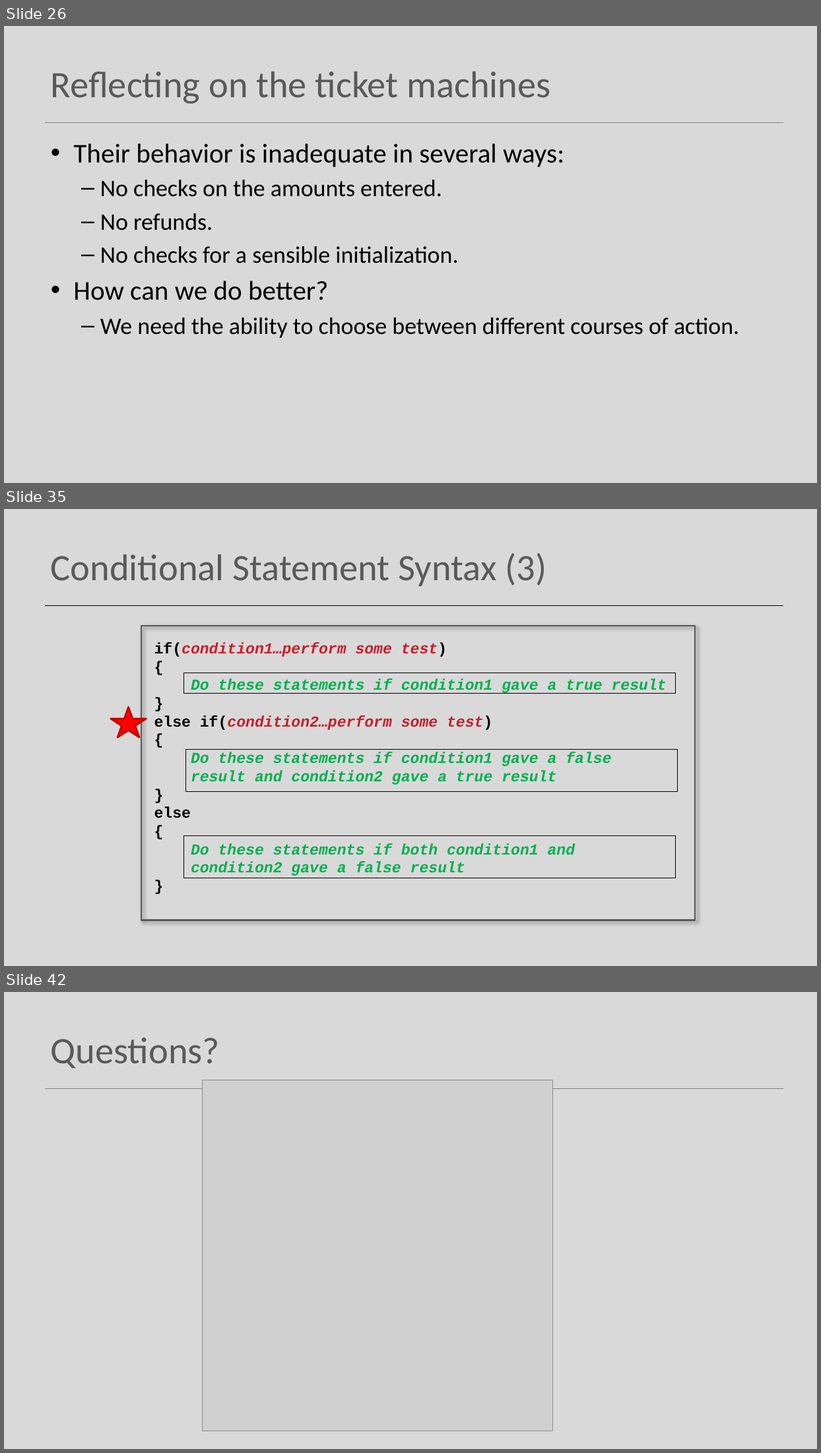
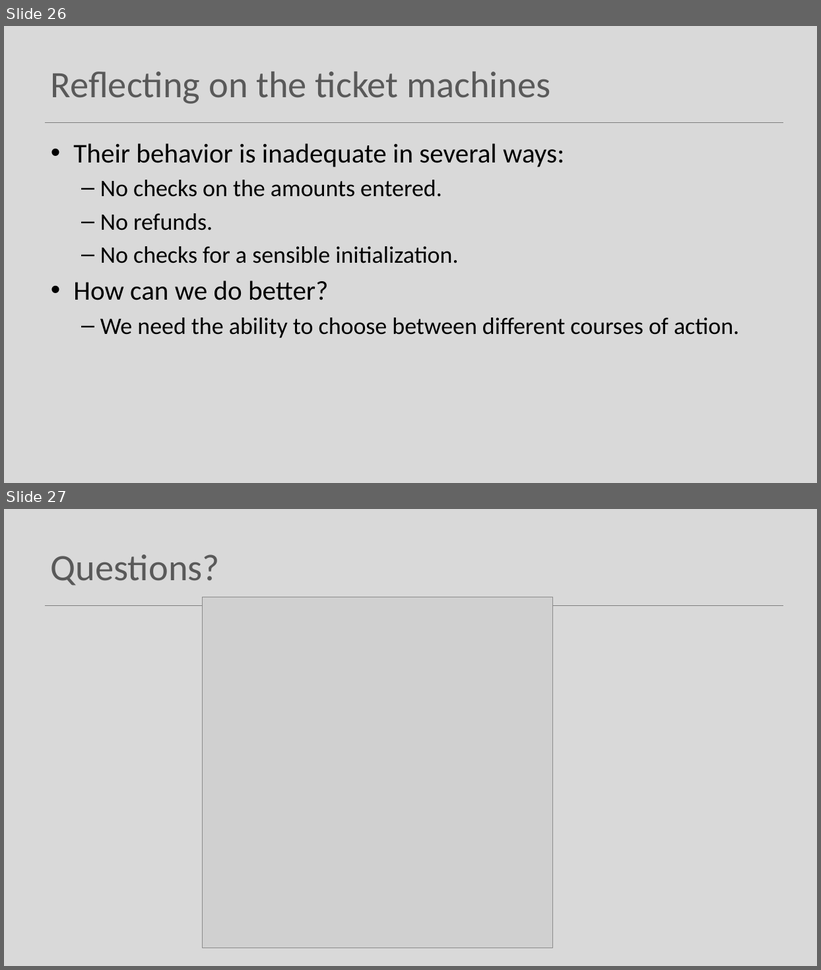
Before and after one commit to Programming-Fundamentals-SETU/prog-fund-1-sept-25, a slide deck: topic02-understanding-class-definitions/unit-1/talk-2/b-class-definitions-methods.pptx. Shown one above the other, each under a label of ours: slides 26, 35 and 42 before the commit, slides 26 and 27 after it; the slides between them are not shown. The pictures are 821x1453 and 821x970 pixels, drawn with LibreOffice and Linux fonts; fonts in the diff are those of the drawing; grey boxes stand for pictures. Boxes give left, top, right and bottom in pixels: in the first picture for what was removed or moved away, otherwise in the second. Text is boxed around its words. In the diff, an @@ line names an element or a change of style, - is before the commit and + after.

```diff
--- a/topic02-understanding-class-definitions/unit-1/talk-2/b-class-definitions-methods.pptx
+++ b/topic02-understanding-class-definitions/unit-1/talk-2/b-class-definitions-methods.pptx
@@ slide 35 removed at bbox=[4, 509, 817, 966], background #D9D9D9 @@
@@ title removed at bbox=[51, 553, 547, 586] @@
-Conditional Statement Syntax (3)
@@ line removed from (45, 605) to (783, 605) @@
@@ rectangle removed at bbox=[141, 626, 695, 921] @@
@@ text removed at bbox=[154, 642, 667, 876] @@
-if(condition1…perform some test)
-{
-Do these statements if condition1 gave a true result
-}
-else if(condition2…perform some test)
-{
-Do these statements if condition1 gave a false
-result and condition2 gave a true result
-}
-else
-{
-Do these statements if both condition1 and
-condition2 gave a false result
-}
@@ rectangle removed at bbox=[184, 673, 676, 693] @@
@@ star removed at bbox=[111, 707, 146, 738] @@
@@ rectangle removed at bbox=[186, 749, 677, 791] @@
@@ rectangle removed at bbox=[184, 836, 676, 878] @@
@@ what was slide 42 is now slide 27 @@
```
Also in this commit, not shown: 14 other slides removed, 13 other files.
